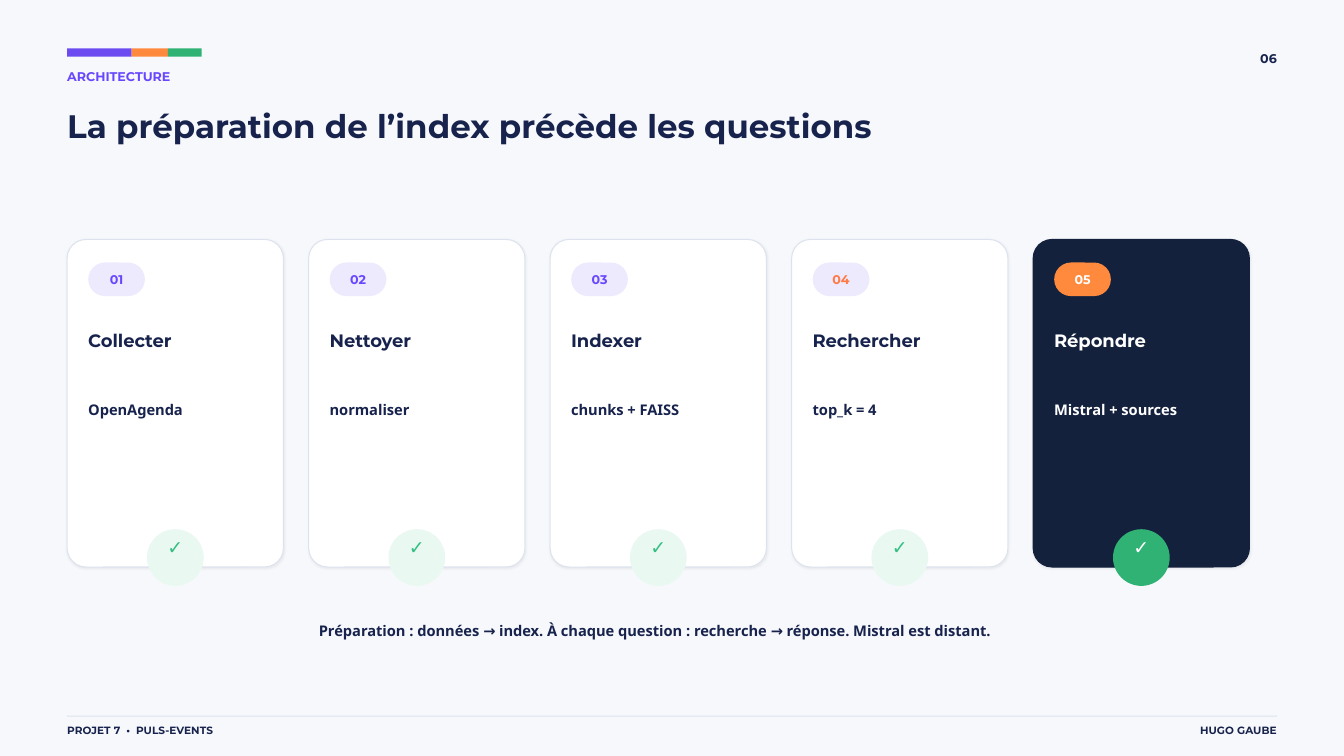
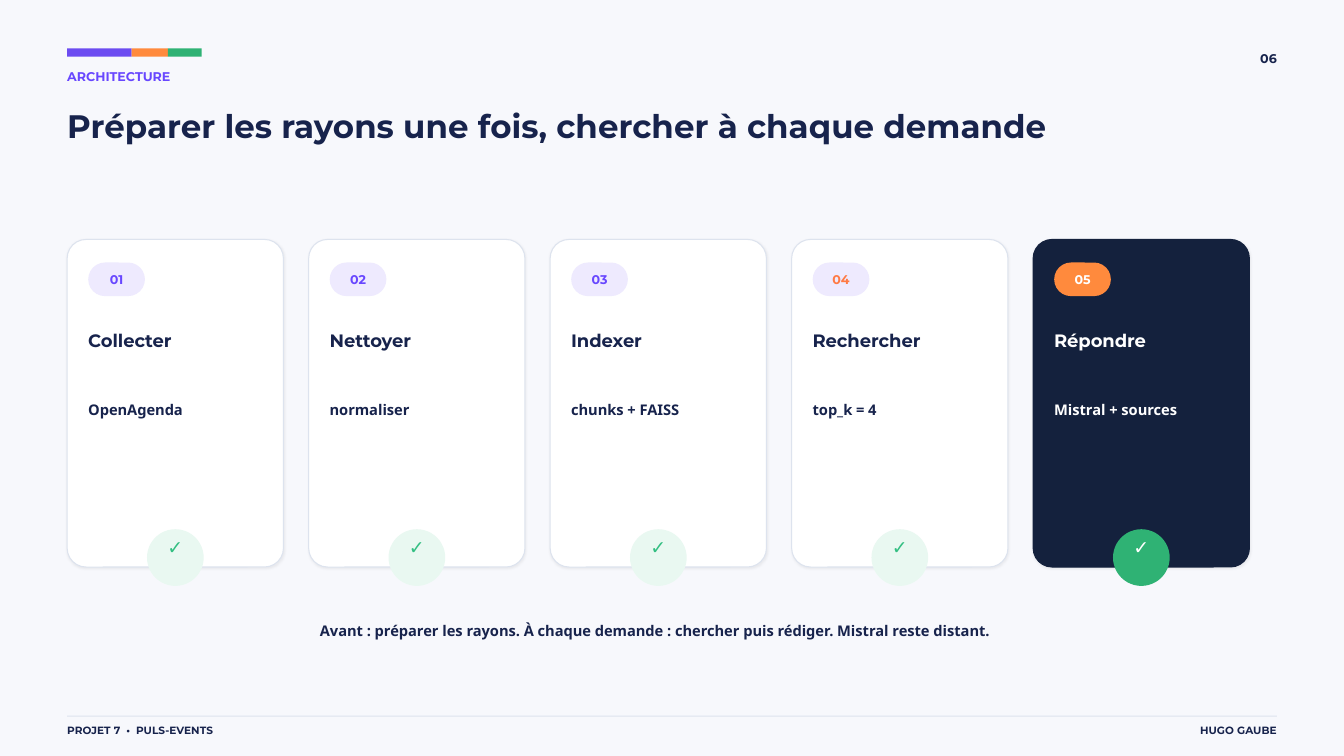
Before and after one commit to hgbe-GH/Projet7, a slide deck: slide 6 of outputs/openagenda-rag-soutenance.pptx. Drawn at 1344x756 pixels with LibreOffice and Linux fonts; fonts in the diff are those of the drawing. Boxes give left, top, right and bottom in pixels: in the first picture for what was removed or moved away, otherwise in the second. Text is boxed around its words. In the diff, an @@ line names an element or a change of style, - is before the commit and + after.

```diff
--- a/outputs/openagenda-rag-soutenance.pptx
+++ b/outputs/openagenda-rag-soutenance.pptx
@@ text at [67,112,1046,145]: text changed @@
-La préparation de l’index précède les questions
+Préparer les rayons une fois, chercher à chaque demande
@@ text at [320,623,989,640]: text changed @@
-Préparation : données → index. À chaque question : recherche → réponse. Mistral est distant.
+Avant : préparer les rayons. À chaque demande : chercher puis rédiger. Mistral reste distant.
```
Also in this commit, not shown: 11 other slides changed, 22 other files.
